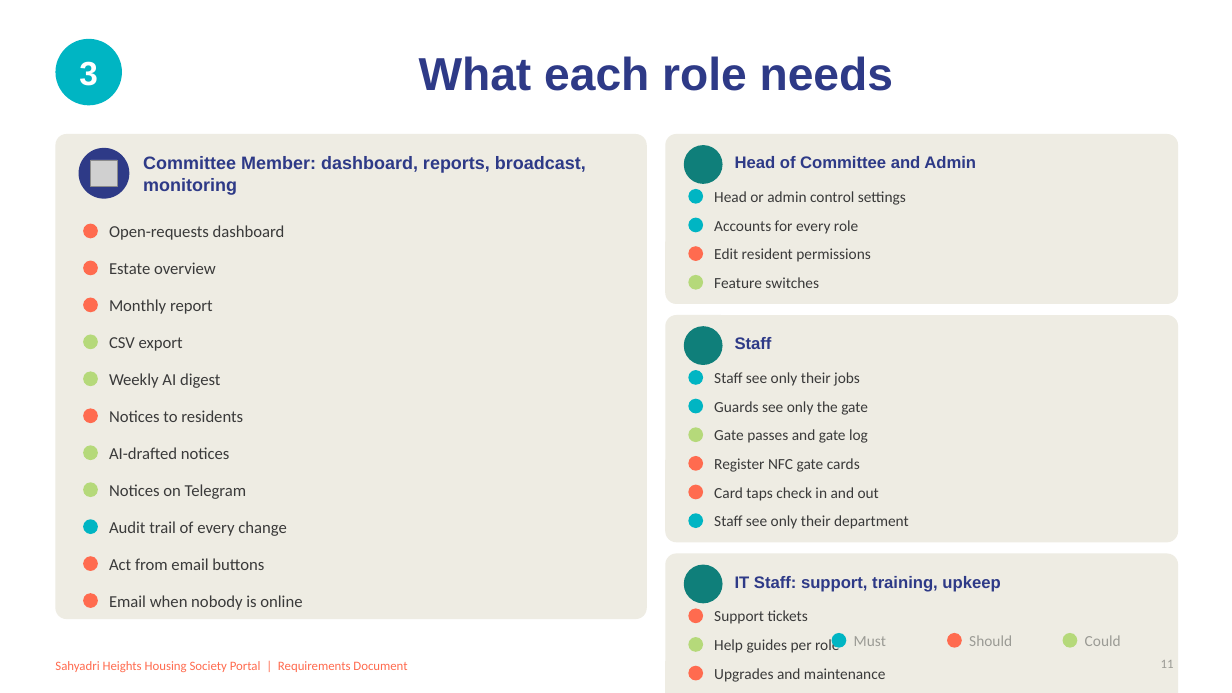
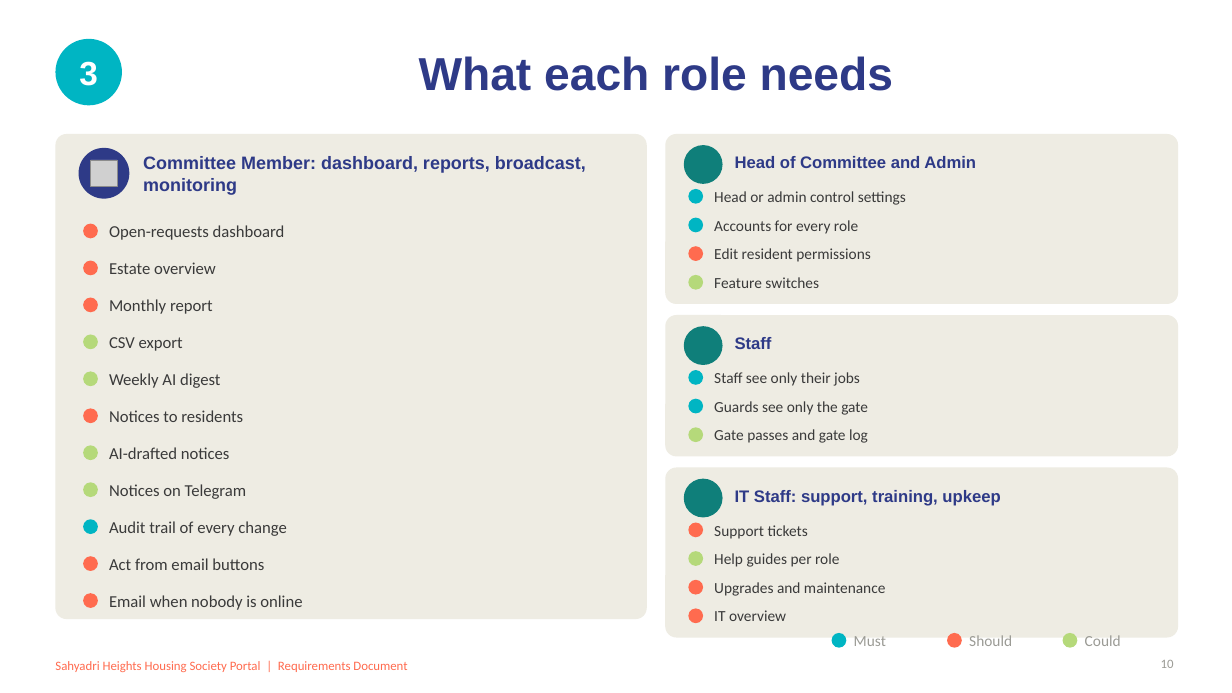
Before and after one commit to beerus-Ai/housing-portal, a slide deck: slide 10 of Requirements Documents/Requirements Presentation.pptx (slide 11 before the commit). Drawn at 1232x693 pixels with LibreOffice and Linux fonts; fonts in the diff are those of the drawing; grey boxes stand for pictures; background and template pictures are left out. Boxes give left, top, right and bottom in pixels: in the first picture for what was removed or moved away, otherwise in the second. Text is boxed around its words. In the diff, an @@ line names an element or a change of style, - is before the commit and + after.

```diff
--- a/Requirements Documents/Requirements Presentation.pptx
+++ b/Requirements Documents/Requirements Presentation.pptx
@@ rounded rectangle: place and size @@
-rounded rectangle at box(665, 315, 1178, 543)
+rounded rectangle at box(665, 315, 1178, 457)
@@ rounded rectangle at box(665, 315, 1178, 457): proportions changed @@
@@ 5 texts, 3 ellipses, 1 rounded rectangle: place and size @@
-5 texts, 3 ellipses, 1 rounded rectangle at box(665, 554, 1178, 693)
+5 texts, 3 ellipses, 1 rounded rectangle at box(665, 468, 1178, 638)
@@ ellipse removed at box(689, 456, 703, 470) @@
@@ text removed at box(714, 458, 860, 472) @@
-Register NFC gate cards
@@ ellipse removed at box(689, 485, 703, 500) @@
@@ text removed at box(714, 487, 879, 501) @@
-Card taps check in and out
@@ ellipse: place and size @@
-ellipse at box(689, 513, 703, 528)
+ellipse at box(689, 523, 703, 538)
@@ ellipse at box(689, 523, 703, 538): fill #00B5C3 to #FF6B4F @@
@@ text removed at box(714, 515, 909, 529) @@
-Staff see only their department
@@ page number at box(1161, 660, 1174, 668): text changed @@
-11
+10
```
Also in this commit, not shown: 7 other slides changed, 9 slides added, 2 slides removed.
